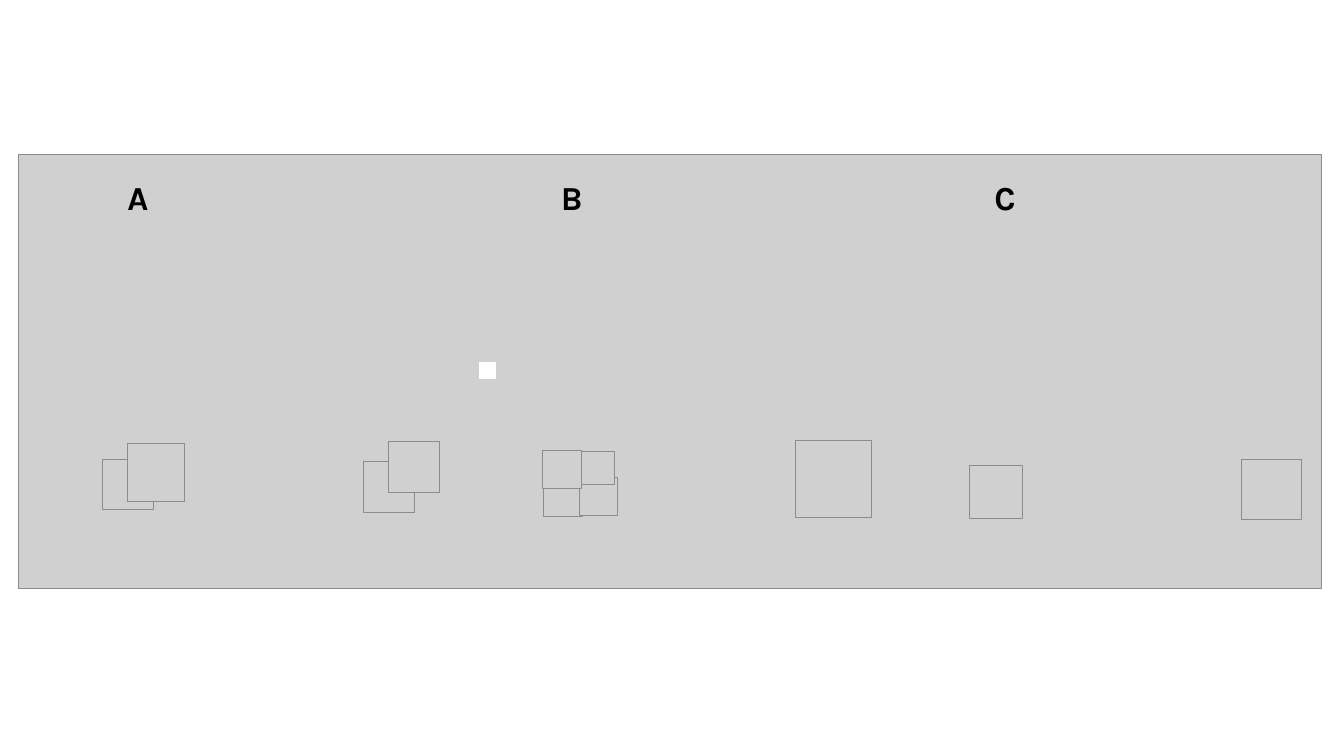
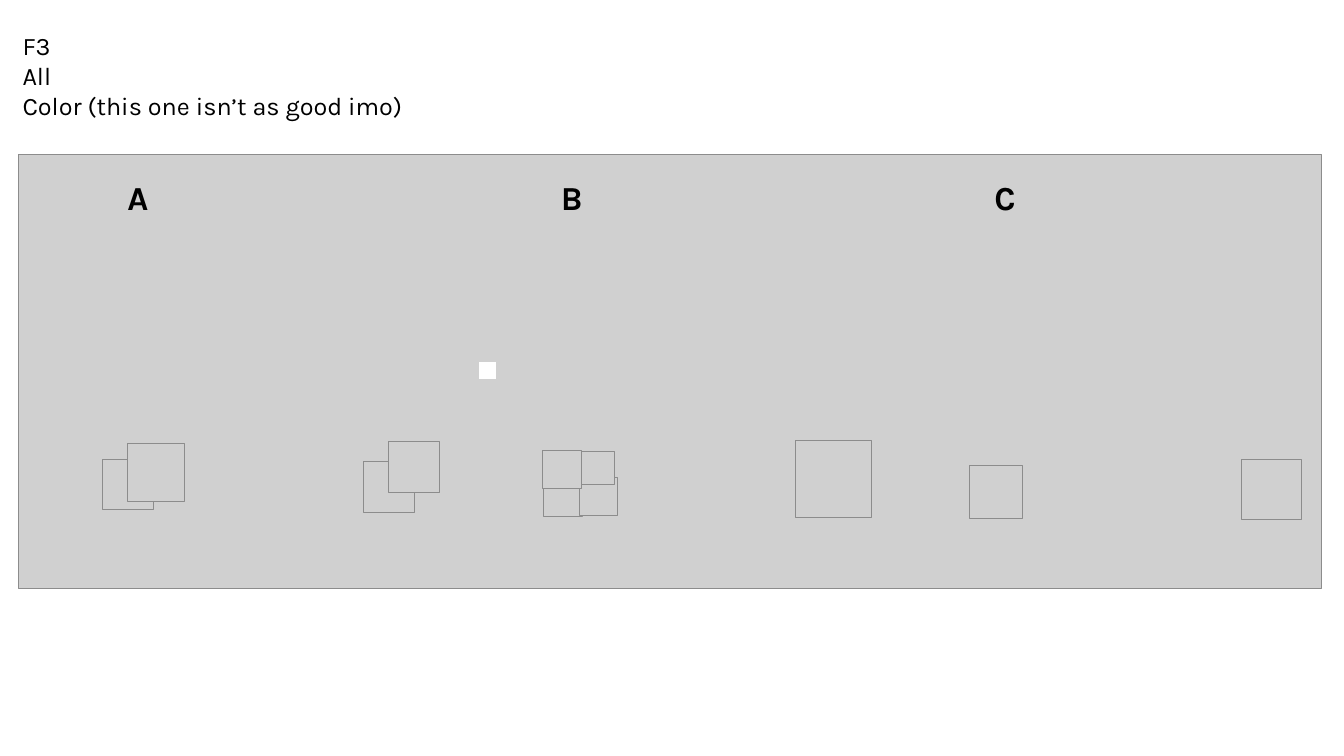
Before and after one commit to hurlbertlab/mbbs-analysis, a slide deck: slide 4 of figures/ch1/ch1_figures.pptx. Drawn at 1344x756 pixels with LibreOffice and Linux fonts; fonts in the diff are those of the drawing; grey boxes stand for pictures. Boxes give left, top, right and bottom in pixels: in the first picture for what was removed or moved away, otherwise in the second. Text is boxed around its words. In the diff, an @@ line names an element or a change of style, - is before the commit and + after.

```diff
--- a/figures/ch1/ch1_figures.pptx
+++ b/figures/ch1/ch1_figures.pptx
@@ text added at [23, 39, 402, 122], 18 pt, text #000000 @@
+F3
+All
+Color (this one isn’t as good imo)
```
Also in this commit, not shown: 2 other slides changed, 4 slides added, 3 slides removed, 5 other files.
